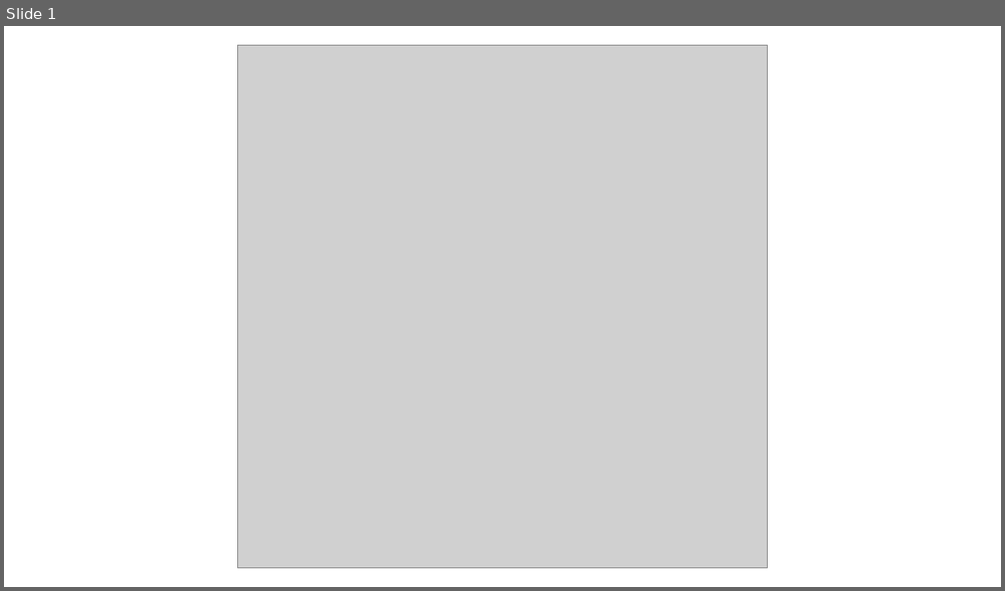
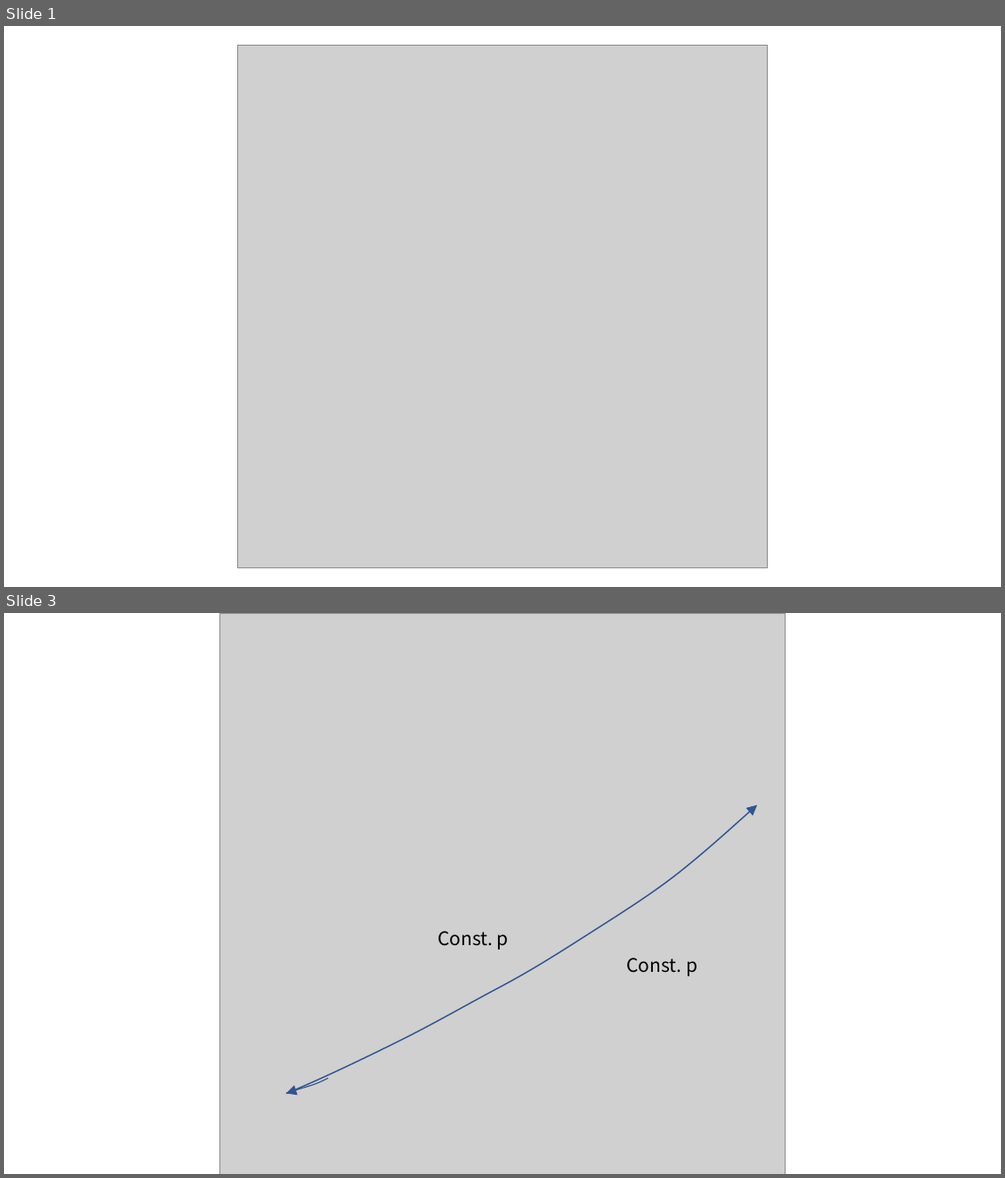
Before and after one commit to zeta-plusplus/FluidSystemComponents, a slide deck: docs/CommonAnyFluid/Examples/Thermodynamics/makeFig_Thermodynamics.pptx. Shown one above the other, each under a label of ours: slide 1 before the commit, slides 1 and 3 after it; the slides between them are not shown. The pictures are 1005x591 and 1005x1178 pixels, drawn with LibreOffice and Linux fonts; fonts in the diff are those of the drawing; grey boxes stand for pictures. Boxes give left, top, right and bottom in pixels: in the first picture for what was removed or moved away, otherwise in the second. Text is boxed around its words. In the diff, an @@ line names an element or a change of style, - is before the commit and + after.

```diff
--- a/docs/CommonAnyFluid/Examples/Thermodynamics/makeFig_Thermodynamics.pptx
+++ b/docs/CommonAnyFluid/Examples/Thermodynamics/makeFig_Thermodynamics.pptx
@@ slide 3 added at (x1=4, y1=613, x2=1001, y2=1174), background #FFFFFF @@
@@ picture added at (x1=220, y1=613, x2=785, y2=1174) @@
@@ freeform shape added at (x1=286, y1=805, x2=757, y2=1094), outline #325491 1.25 pt @@
@@ text added at (x1=437, y1=931, x2=509, y2=949), 18 pt, text #000000 @@
+Const. p
@@ text added at (x1=626, y1=957, x2=697, y2=976), 18 pt, text #000000 @@
+Const. p
@@ freeform shape added at (x1=286, y1=1078, x2=328, y2=1093), outline #325491 1 pt @@
```
Also in this commit, not shown: 3 other slides added, 4 other files.
